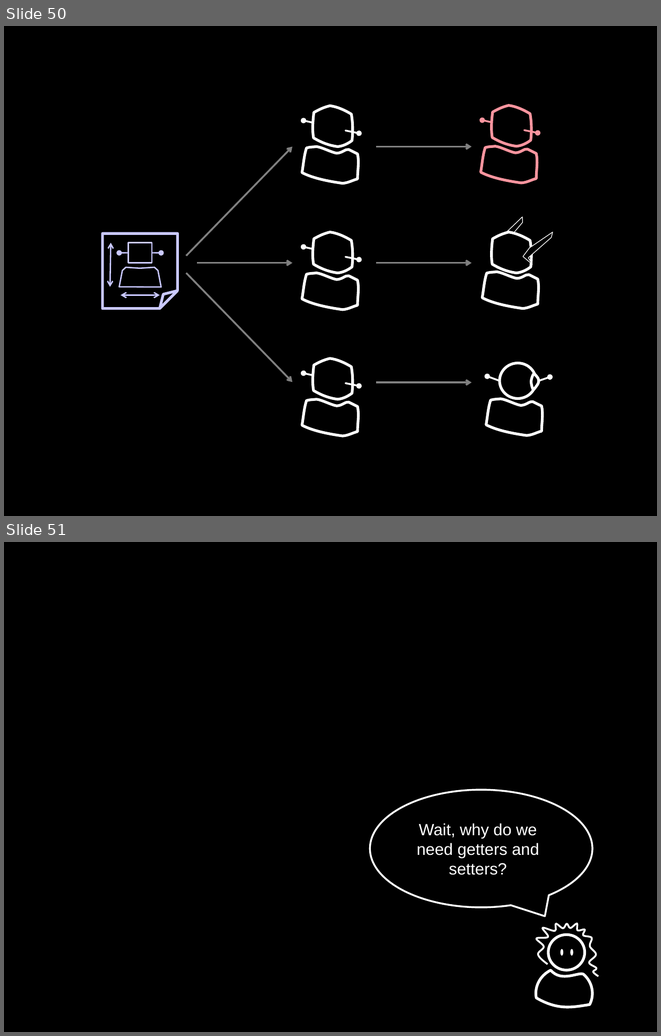
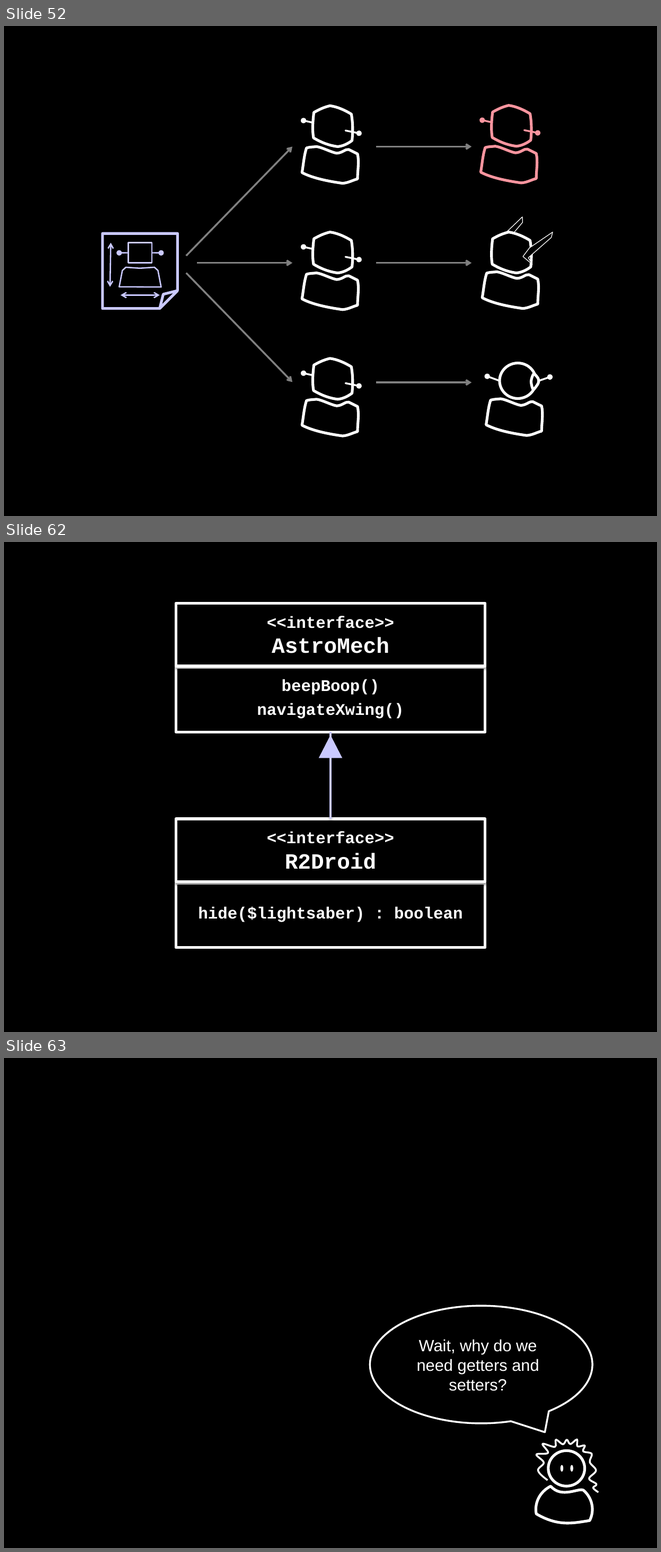
Before and after one commit to socketwench/OOPforObjectHaters, a slide deck: src/OOPforObjectHaters.pptx. Shown one above the other, each under a label of ours: slides 50 and 51 before the commit, slides 52, 62 and 63 after it; the slides between them are not shown. The pictures are 661x1036 and 661x1552 pixels, drawn with LibreOffice and Linux fonts; fonts in the diff are those of the drawing. Boxes give left, top, right and bottom in pixels: in the first picture for what was removed or moved away, otherwise in the second. Text is boxed around its words. In the diff, an @@ line names an element or a change of style, - is before the commit and + after.

Commit message:
Finished Interface section, added sequence diagram example, tightened up Making Your Robots Go section and Building Robots section.

```diff
--- a/src/OOPforObjectHaters.pptx
+++ b/src/OOPforObjectHaters.pptx
@@ slide 62 added at (4,542,657,1032), background #000000 @@
@@ rectangle added at (176,603,485,666), fill #000000, outline #FFFFFF 3 pt, 18 pt, text #FFFFFF, bold @@
+<<interface>>
+AstroMech
@@ rectangle added at (176,668,485,732), fill #000000, outline #FFFFFF 3 pt, 18 pt, text #FFFFFF, bold @@
+beepBoop()
+navigateXwing()
@@ line added from (330, 819) to (330, 732), #CAC9FF 2 pt @@
@@ triangle added at (319,734,342,758), fill #CAC9FF @@
@@ rectangle added at (176,819,485,882), fill #000000, outline #FFFFFF 3 pt, 18 pt, text #FFFFFF, bold @@
+<<interface>>
+R2Droid
@@ rectangle added at (176,883,485,947), fill #000000, outline #FFFFFF 3 pt, 18 pt, text #FFFFFF, bold @@
+hide($lightsaber) : boolean
@@ what was slide 50 is now slide 52 @@
@@ what was slide 51 is now slide 63 @@
```
Also in this commit, not shown: 1 slide changed, 11 other slides added, 11 other files.
